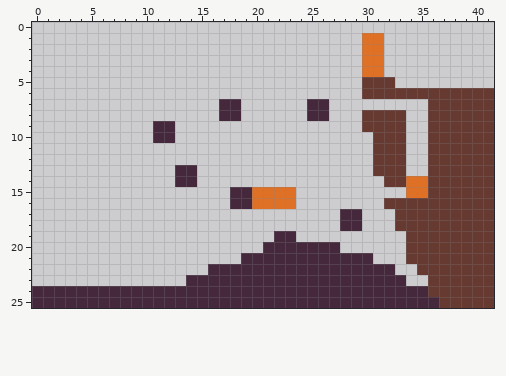
A pixel-art file gets an edit: Content/Maps/2-3.ase. Above, as it was before the edit.
42x26 pixels, 1 frame.
After:
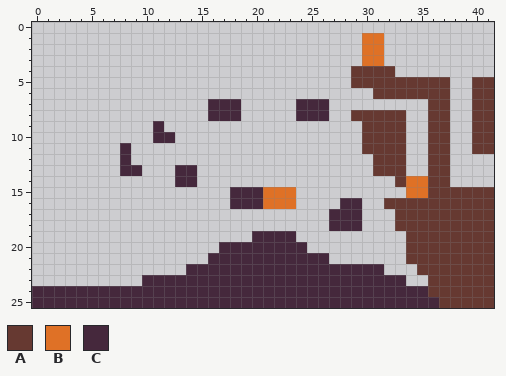
Palette (. is transparent): A #663931  B #df7126  C #45283c
Change:
Layer "Layer 1":
The author put colour A in row 4 at x 29 and 32; in row 5 at x 29, 33 to 37 and 40 to 41; in row 8 at x 29; in rows 10 to 11 at x 30.
Colour B becomes colour A in row 4 at x 30 to 31.
The author put colour C in rows 7 to 8 at x 16 and 24; in rows 11 to 12 at x 8; in row 13 at x 8 to 9; in row 16 at x 28 to 29; in rows 17 to 18 at x 27; in row 19 at x 20 to 21.
The author put colour C in row 20 at x 17 to 20; in row 21 at x 16 to 18; in row 22 at x 14 to 15; in row 23 at x 10 to 13.
Colour B becomes colour C in rows 15 to 16 at x 20.
Colour A is removed in row 6 at x 30 and 38 to 39; in rows 7 to 11 at x 38 to 39; in rows 12 to 13 at x 38 to 41; in row 14 at x 32 and 38 to 41.
Colour C is removed in row 9 at x 12; in row 20 at x 25 to 27; in row 21 at x 27 to 30; in row 22 at x 32.
Where, in picture pixels (left, top, right, bottom), the same in both pictures:
changed: (120, 66, 494, 286)
